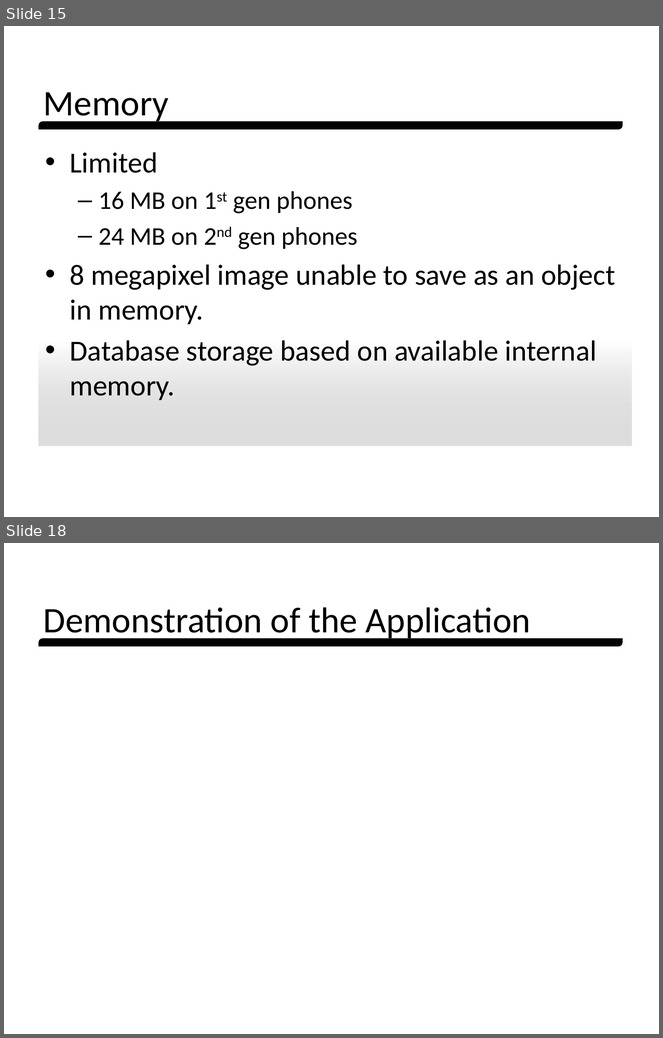
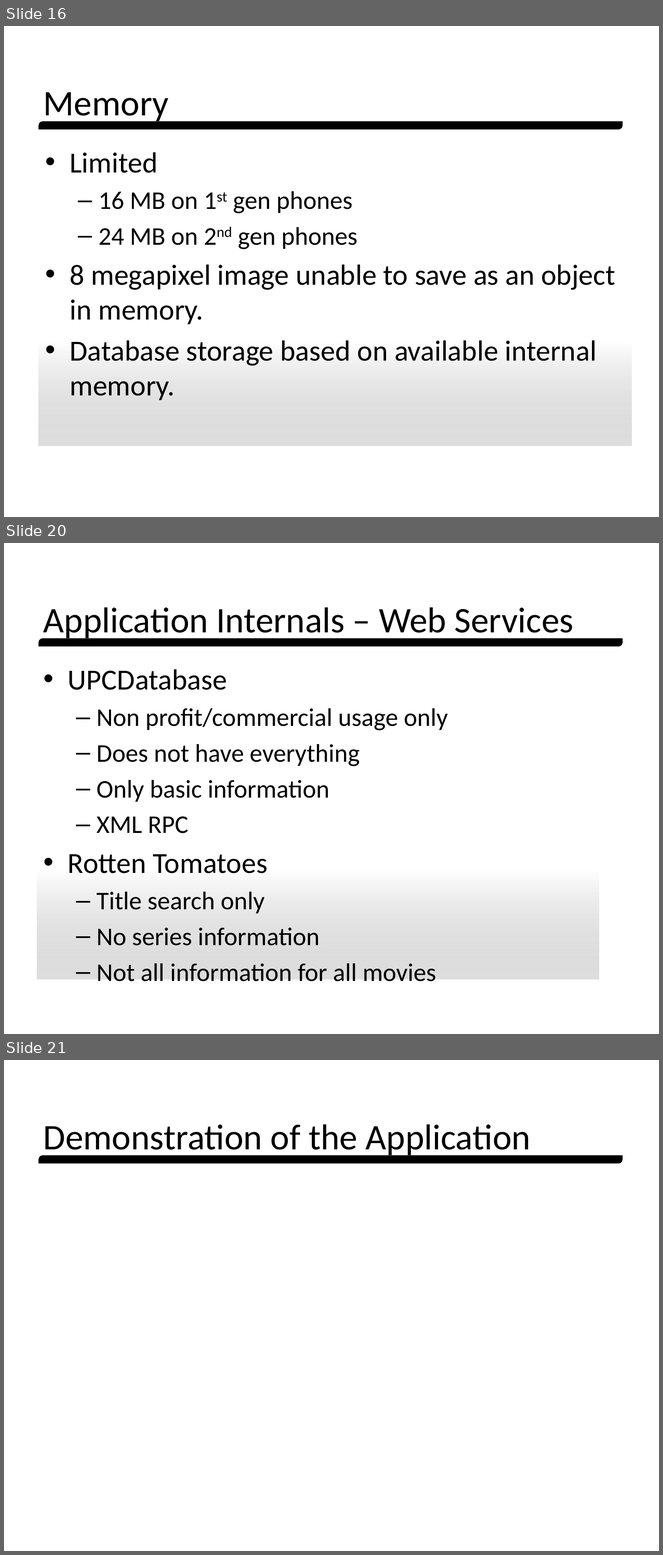
Before and after one commit to pintodragon/CS598MovieCatalog, a slide deck: src/docs/Presentation/Got Movie Presentation.pptx. Shown one above the other, each under a label of ours: slides 15 and 18 before the commit, slides 16, 20 and 21 after it; the slides between them are not shown. The pictures are 663x1038 and 663x1555 pixels, drawn with LibreOffice and Linux fonts; fonts in the diff are those of the drawing; background and template pictures are left out. Boxes give left, top, right and bottom in pixels: in the first picture for what was removed or moved away, otherwise in the second. Text is boxed around its words. In the diff, an @@ line names an element or a change of style, - is before the commit and + after.

```diff
--- a/src/docs/Presentation/Got Movie Presentation.pptx
+++ b/src/docs/Presentation/Got Movie Presentation.pptx
@@ slide 20 added at box(4, 543, 659, 1034), background picture (left out) @@
@@ title added at box(44, 607, 574, 642), 39.6 pt, text #000000 @@
+Application Internals – Web Services
@@ round diag rect added at box(39, 639, 623, 646), fill #000000 @@
@@ text added at box(37, 657, 599, 980), fill gradient #A6A6A6 to #D9D9D9, 28 pt, text #000000 @@
+• UPCDatabase
+  – Non profit/commercial usage only
+  – Does not have everything
+  – Only basic information
+  – XML RPC
+• Rotten Tomatoes
+  – Title search only
+  – No series information
+  – Not all information for all movies
@@ what was slide 15 is now slide 16 @@
@@ what was slide 18 is now slide 21 @@
```
Also in this commit, not shown: 5 slides changed, 2 other slides added.
